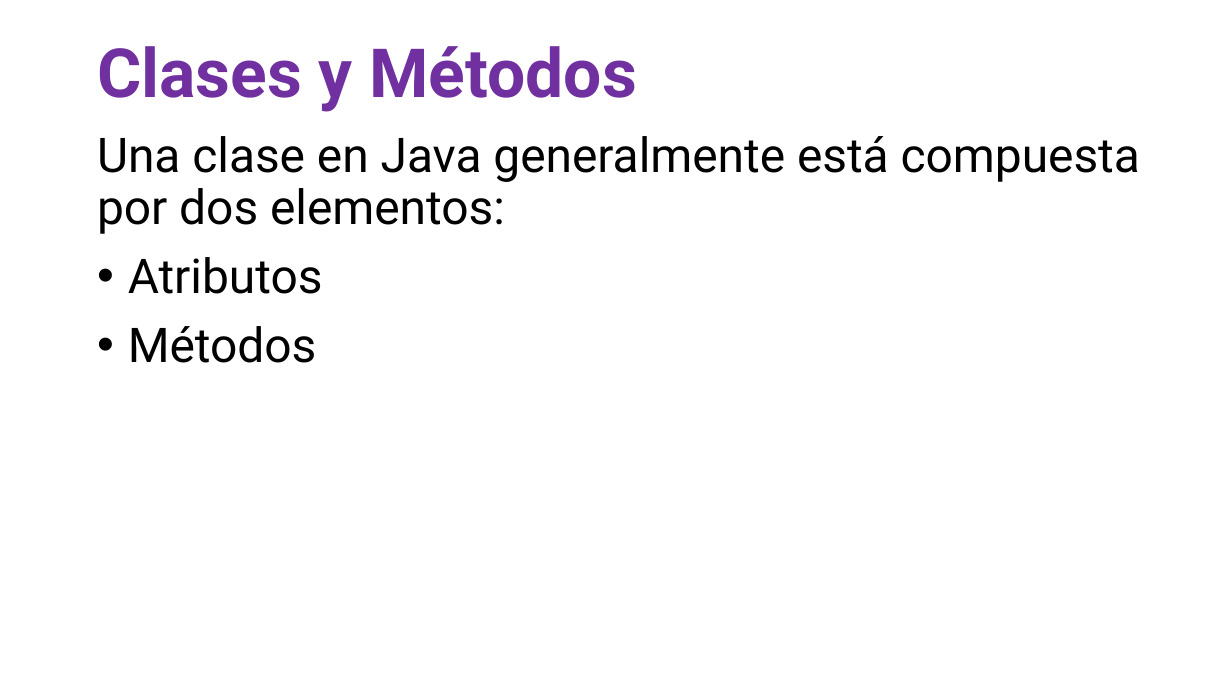
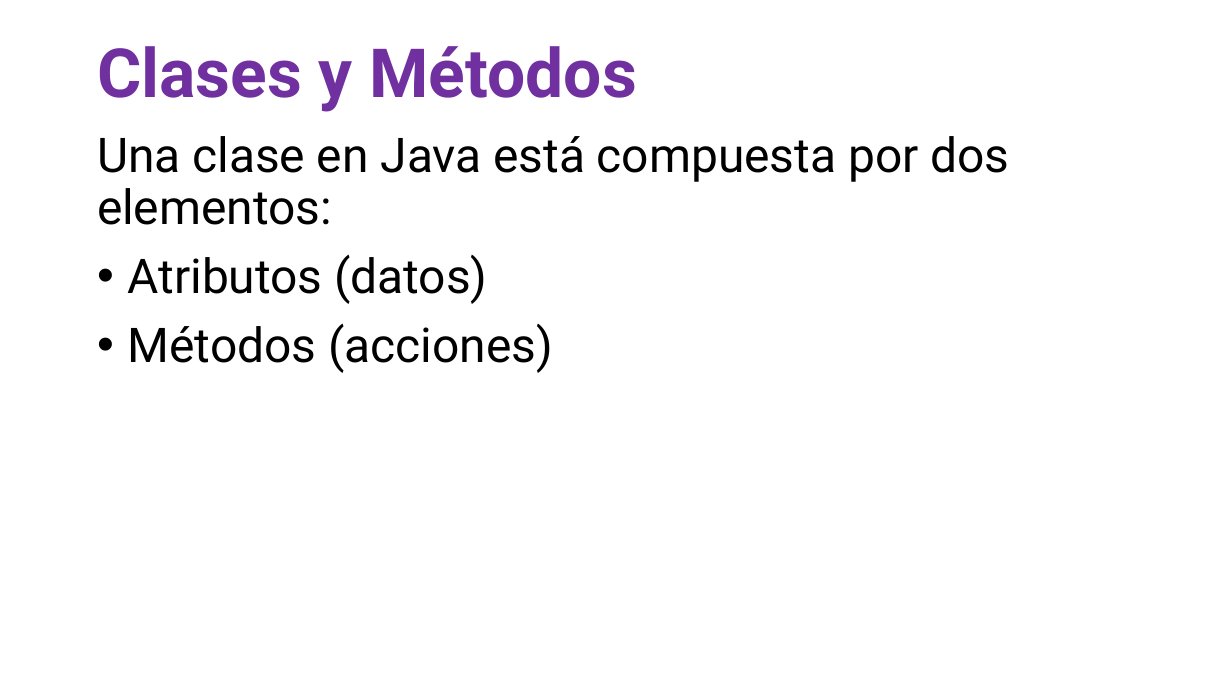
Before and after one commit to OMardil/INFO2, a slide deck: slide 9 of MOD03_Introduccion_a_OOP/01 Presentacion/INFO2_MOD03-Introduccion_a_OOP.pptx (slide 4 before the commit). Drawn at 1232x693 pixels with LibreOffice and Linux fonts; fonts in the diff are those of the drawing. Boxes give left, top, right and bottom in pixels: in the first picture for what was removed or moved away, otherwise in the second. Text is boxed around its words. In the diff, an @@ line names an element or a change of style, - is before the commit and + after.

```diff
--- a/MOD03_Introduccion_a_OOP/01 Presentacion/INFO2_MOD03-Introduccion_a_OOP.pptx
+++ b/MOD03_Introduccion_a_OOP/01 Presentacion/INFO2_MOD03-Introduccion_a_OOP.pptx
@@ text at (97, 136, 1009, 373): text changed @@
-Una clase en Java generalmente está compuesta por dos elementos:
-• Atributos
-• Métodos
+Una clase en Java está compuesta por dos elementos:
+• Atributos (datos)
+• Métodos (acciones)
```
Also in this commit, not shown: 3 other slides changed, 6 slides added, 6 other files.
